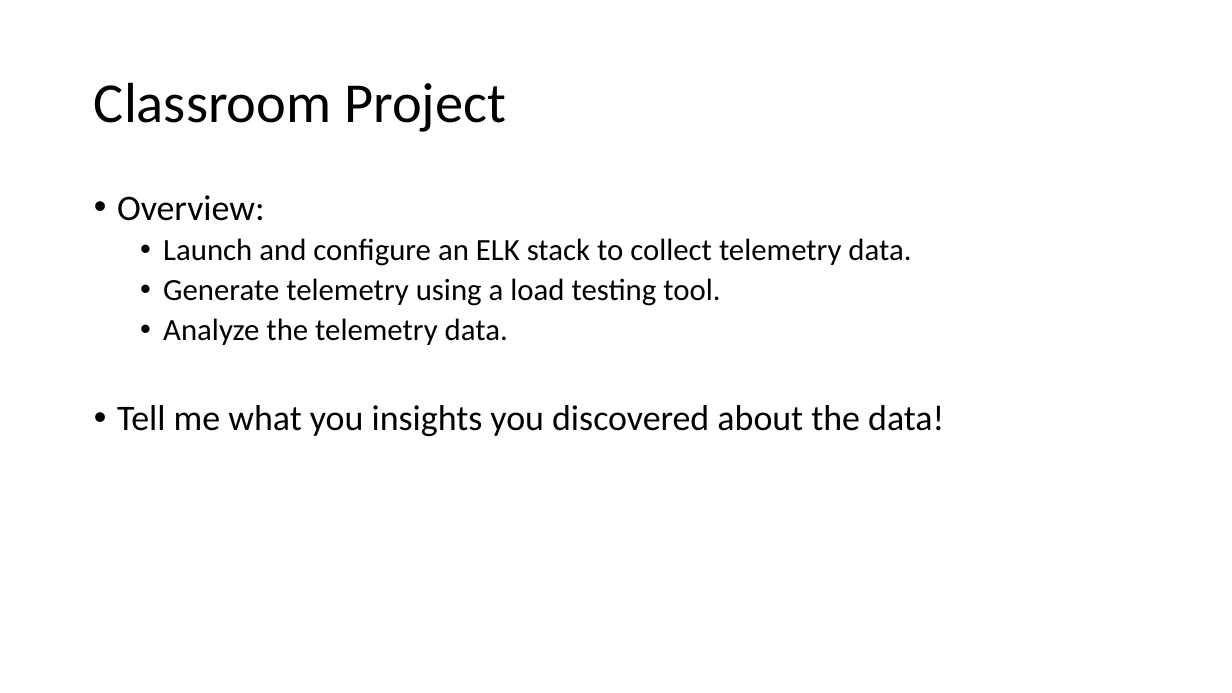
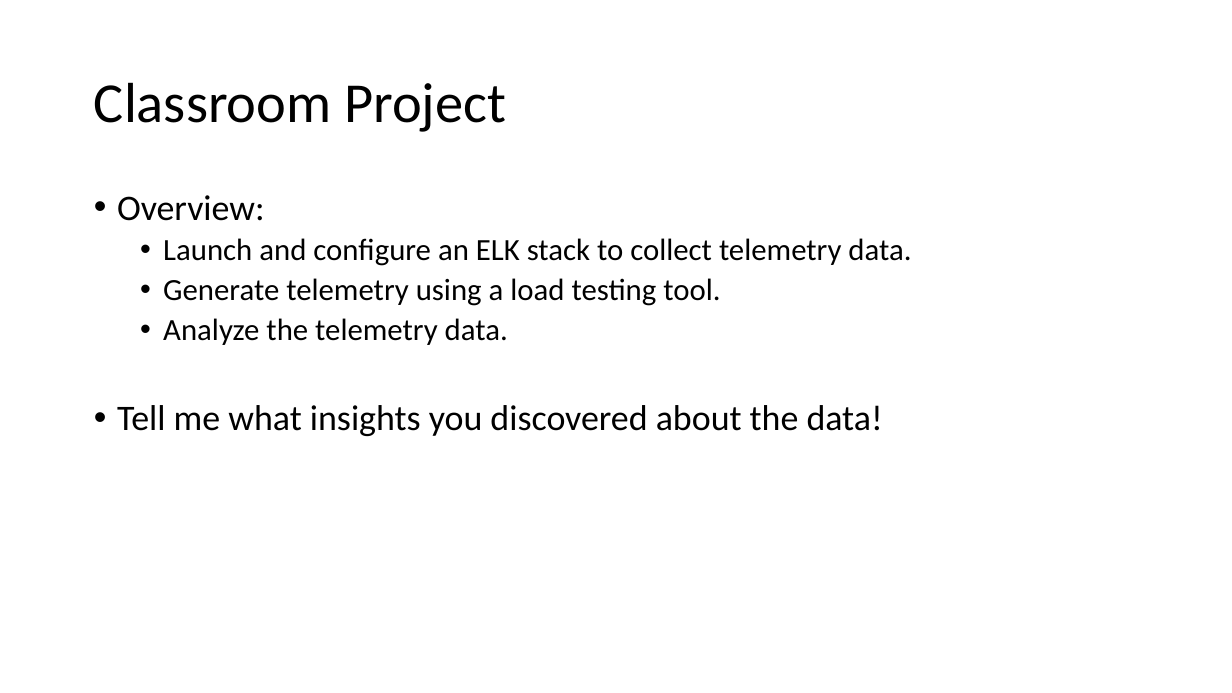
Before and after one commit to jasondbaker/infrastructure-class, a slide deck: slide 8 of review/lecture-review-week-6.pptx (slide 9 before the commit). Drawn at 1232x693 pixels with LibreOffice and Linux fonts; fonts in the diff are those of the drawing. Boxes give left, top, right and bottom in pixels: in the first picture for what was removed or moved away, otherwise in the second. Text is boxed around its words. In the diff, an @@ line names an element or a change of style, - is before the commit and + after.

```diff
--- a/review/lecture-review-week-6.pptx
+++ b/review/lecture-review-week-6.pptx
@@ text at <box>117,405,883,436</box>: text changed @@
-• Tell me what you insights you discovered about the data!
+• Tell me what insights you discovered about the data!
```
Also in this commit, not shown: 3 other slides changed, 1 slide removed, 7 other files.
